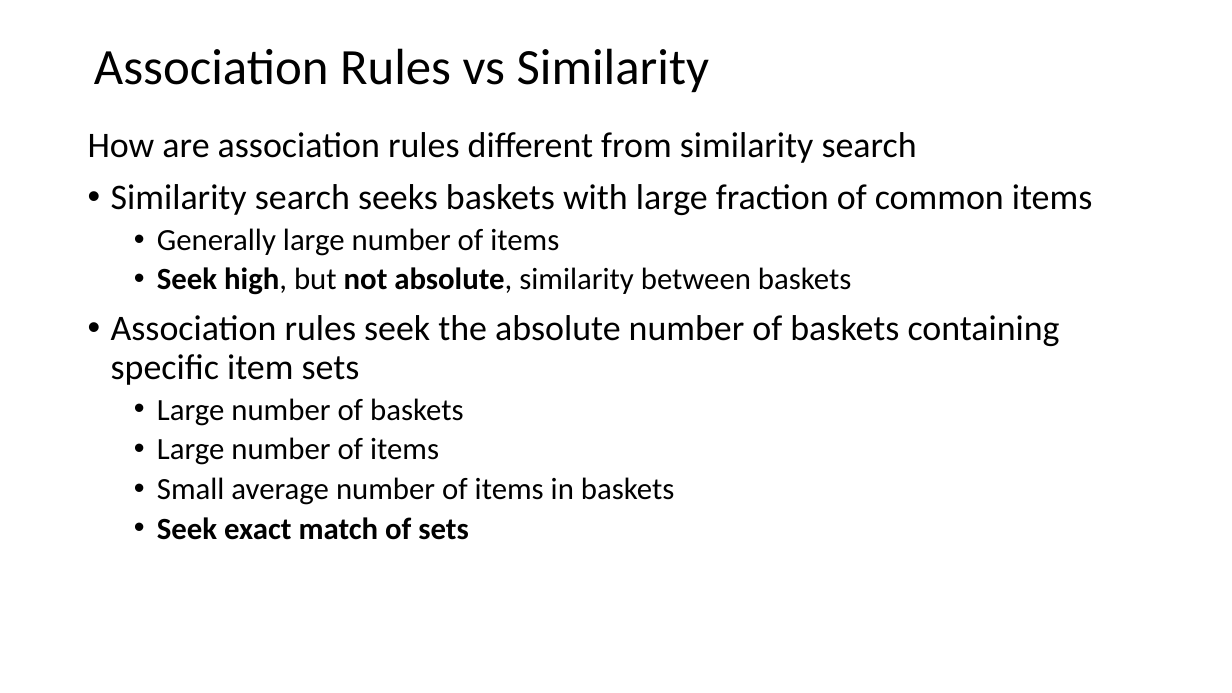
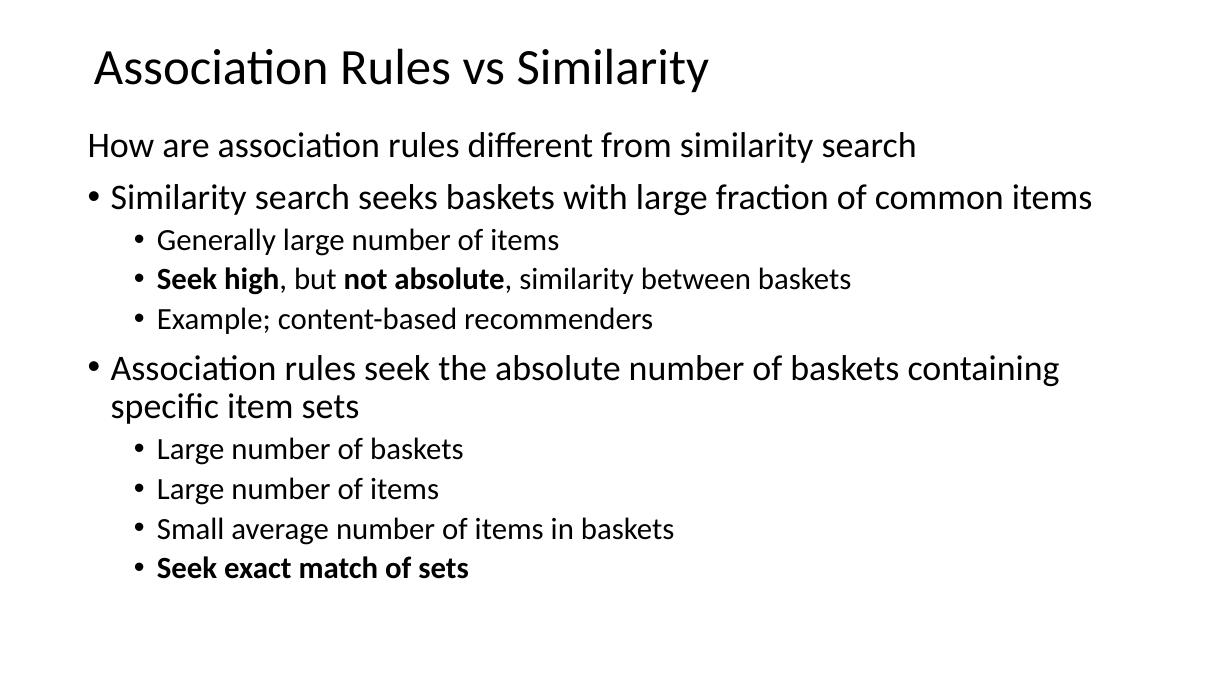
Before and after one commit to tenevian/Harvard-SSP-Data-Mining, a slide deck: slide 4 of slides/13_AssociationsFrequentItems.pptx. Drawn at 1232x693 pixels with LibreOffice and Linux fonts; fonts in the diff are those of the drawing. Boxes give left, top, right and bottom in pixels: in the first picture for what was removed or moved away, otherwise in the second. Text is boxed around its words. In the diff, an @@ line names an element or a change of style, - is before the commit and + after.

```diff
--- a/slides/13_AssociationsFrequentItems.pptx
+++ b/slides/13_AssociationsFrequentItems.pptx
@@ text at (157, 307, 653, 334): paragraph added @@
+  • Example; content-based recommenders
```
Also in this commit, not shown: 3 other slides changed, 2 slides added.
